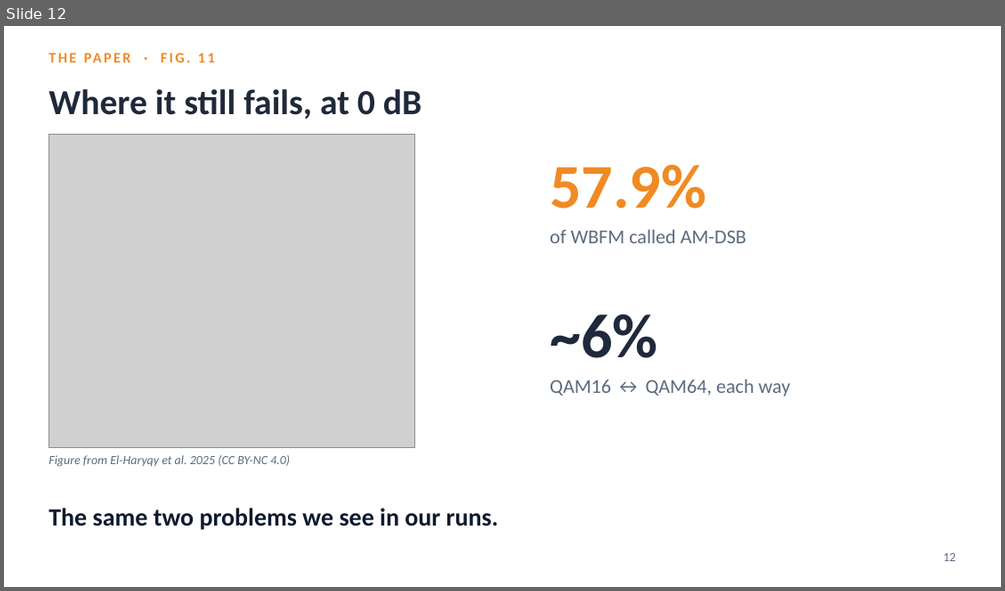
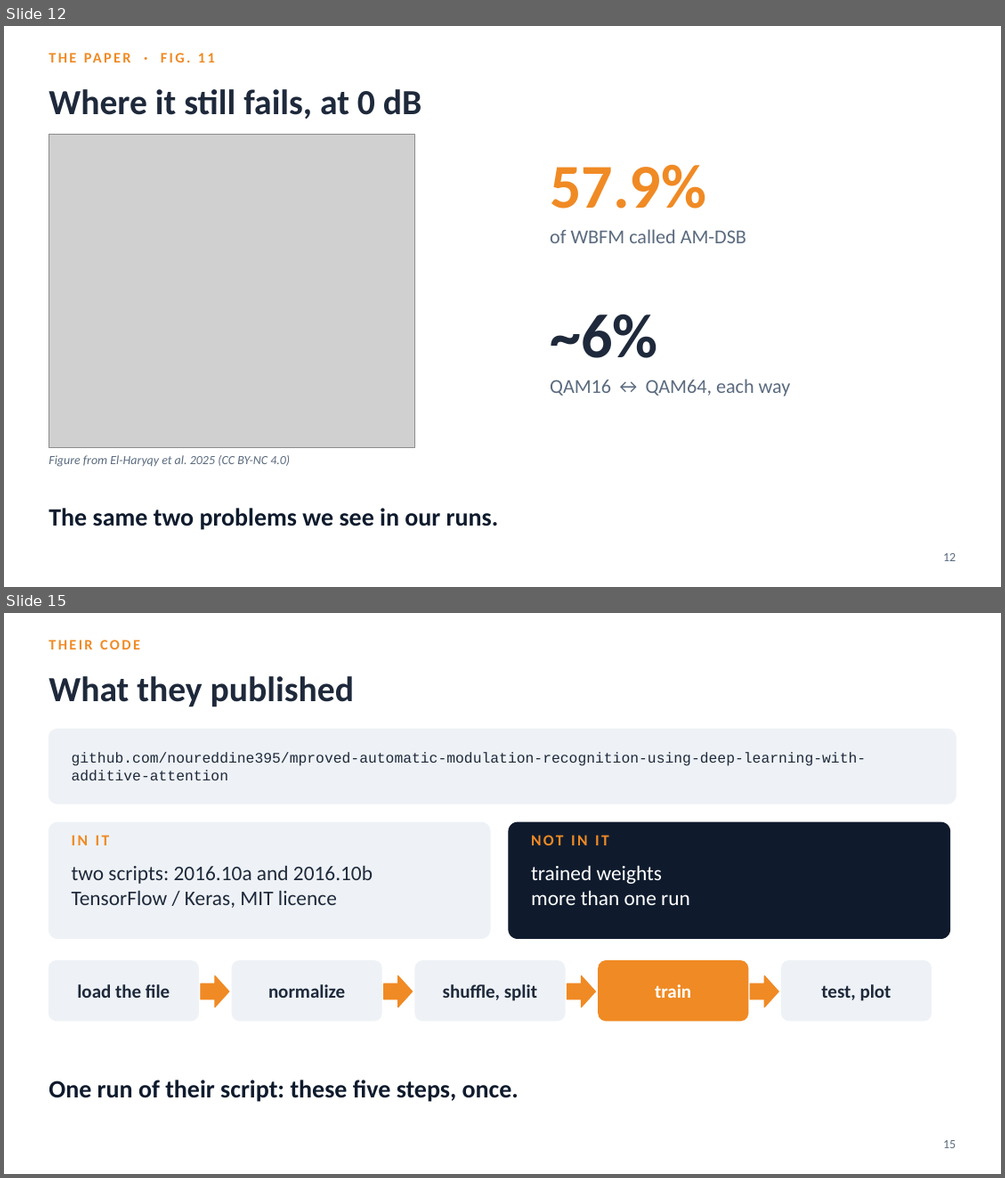
Before and after one commit to YusufBilo78/amc, a slide deck: deck/moshe_paper_icrnna.pptx. Shown one above the other, each under a label of ours: slide 12 before the commit, slides 12 and 15 after it; the slides between them are not shown. The pictures are 1005x591 and 1005x1178 pixels, drawn with LibreOffice and Linux fonts; fonts in the diff are those of the drawing; grey boxes stand for pictures. Boxes give left, top, right and bottom in pixels: in the first picture for what was removed or moved away, otherwise in the second. Text is boxed around its words. In the diff, an @@ line names an element or a change of style, - is before the commit and + after.

```diff
--- a/deck/moshe_paper_icrnna.pptx
+++ b/deck/moshe_paper_icrnna.pptx
@@ slide 15 added at [4, 613, 1001, 1174], background #FFFFFF @@
@@ text added at [48, 640, 140, 649], 14 pt, text #F08A24, bold @@
+THEIR CODE
@@ text added at [48, 676, 354, 707], 34 pt, text #1E293B, bold @@
+What they published
@@ rounded rectangle added at [48, 729, 956, 803], fill #EEF2F6, outline #EEF2F6 1 pt @@
@@ text added at [72, 752, 866, 780], 14 pt, text #1E293B @@
+github.com/noureddine395/mproved-automatic-modulation-recognition-using-deep-learning-with-additive-attention
@@ rounded rectangle added at [48, 822, 490, 938], fill #EEF2F6, outline #EEF2F6 1 pt @@
@@ rounded rectangle added at [509, 822, 950, 938], fill #0F1B2D, outline #0F1B2D 1 pt @@
@@ text added at [72, 835, 110, 845], 15 pt, text #F08A24, bold @@
+IN IT
@@ text added at [531, 835, 609, 845], 15 pt, text #F08A24, bold @@
+NOT IN IT
@@ text added at [72, 865, 372, 908], 20 pt, text #1E293B @@
+two scripts: 2016.10a and 2016.10b
+TensorFlow / Keras, MIT licence
@@ text added at [531, 865, 690, 905], 20 pt, text #FFFFFF @@
+trained weights
+more than one run
@@ rounded rectangle added at [48, 961, 198, 1021], fill #EEF2F6, outline #EEF2F6 1 pt @@
@@ text added at [77, 984, 170, 997], 18 pt, text #1E293B, bold @@
+load the file
@@ right arrow added at [201, 976, 229, 1007], fill #F08A24, outline #F08A24 1 pt @@
@@ rounded rectangle added at [232, 961, 381, 1021], fill #EEF2F6, outline #EEF2F6 1 pt @@
@@ text added at [268, 984, 345, 997], 18 pt, text #1E293B, bold @@
+normalize
@@ right arrow added at [384, 976, 413, 1007], fill #F08A24, outline #F08A24 1 pt @@
@@ rounded rectangle added at [415, 961, 565, 1021], fill #EEF2F6, outline #EEF2F6 1 pt @@
@@ text added at [443, 984, 537, 1001], 18 pt, text #1E293B, bold @@
+shuffle, split
@@ right arrow added at [567, 976, 596, 1007], fill #F08A24, outline #F08A24 1 pt @@
@@ rounded rectangle added at [599, 961, 748, 1021], fill #F08A24, outline #F08A24 1 pt @@
@@ text added at [655, 984, 691, 997], 18 pt, text #FFFFFF, bold @@
+train
@@ right arrow added at [751, 976, 778, 1007], fill #F08A24, outline #F08A24 1 pt @@
@@ rounded rectangle added at [782, 961, 931, 1021], fill #EEF2F6, outline #EEF2F6 1 pt @@
@@ text added at [821, 984, 891, 1001], 18 pt, text #1E293B, bold @@
+test, plot
@@ text added at [48, 1079, 518, 1102], 24 pt, text #0F1B2D, bold @@
+One run of their script: these five steps, once.
@@ text added at [943, 1140, 955, 1148], 12 pt, text #5B6B7F @@
+15
```
Also in this commit, not shown: 7 slides changed, 6 other slides added, 4 other files.
